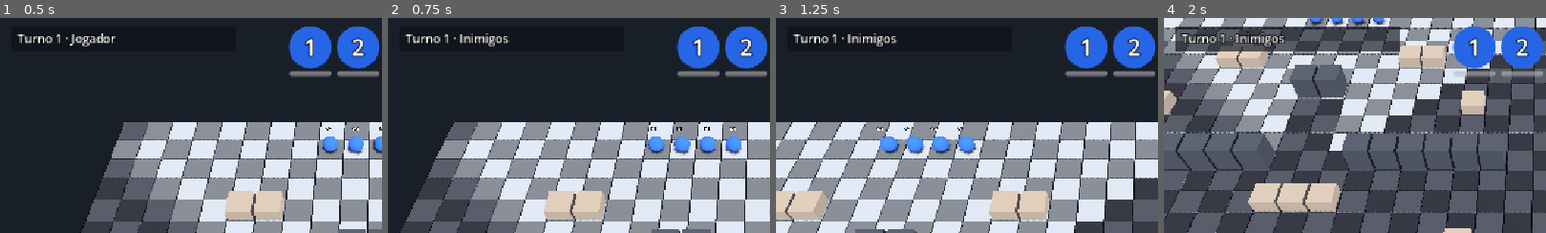
Above: before the commit, frames 1-4 (left to right).
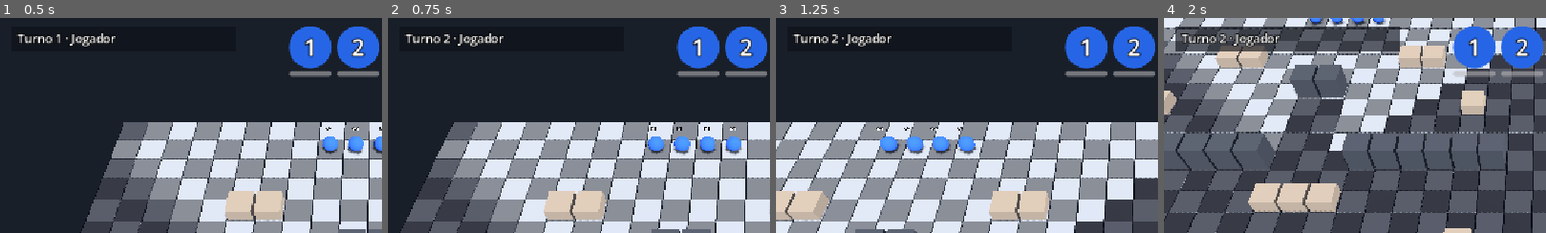
Above: after the commit, the same moments.

Repository: lcf-fernandes/codeName_Phantom1
Game: Godot game, scene res://scenes/tactical/maps/missions/mission_01.tscn
The game is run twice, just before and just after one commit, with the same random seed, the same clock (stepped at 60 frames per second) and the same inputs.
Inputs (mouse positions are % of the whole screen's width and height, from its top left):
- Up to frame 1 (0.5 s): no input
- Up to frame 2 (0.75 s): tap Enter at 0.5 s; move the mouse to (72, 45) at 0.52 s; hold D from 0.53 s (still down); tap J at 0.6 s; click (72, 45) at 0.67 s
- Up to frame 3 (1.25 s): keep holding D; tap Space at 0.77 s
- Up to frame 4 (2 s): move the mouse to (30, 55) at 1.27 s; release D at 1.28 s; hold S from 1.28 s (still down); tap J at 1.35 s; tap Space at 1.52 s
The pictures show only the part of the screen within x 0-50%, y 0-50%; the shares and areas given below are measured in that part.

Frame 1 is identical in both runs. In frame 2, 0.4% of the frame differs, in the area x 14-32%, y 7-14%; in frame 3, 0.4%; in frame 4, 0.5%, in the area x 14-32%, y 6-14%.

Commit message:
Apenas inimigos em alerta agem

Diff:
--- a/scenes/tactical/maps/missions/mission_01.tscn
+++ b/scenes/tactical/maps/missions/mission_01.tscn
@@ -58,6 +58,7 @@
 script = ExtResource("5_ya3rt")
 spawn_cells = Array[Vector2i]([Vector2i(5, 13), Vector2i(10, 14), Vector2i(14, 13), Vector2i(6, 27), Vector2i(9, 26), Vector2i(13, 27)])
 cluster_ids = Array[int]([1, 1, 1, 2, 2, 2])
+start_alerted = false
 
 [node name="SelectionController" type="Node3D" parent="." unique_id=863304068]
 script = ExtResource("6_uhdkj")
--- a/scripts/ai/enemy_ai.gd
+++ b/scripts/ai/enemy_ai.gd
@@ -42,7 +42,14 @@
 ## Roda o turno dos inimigos: renova os PA de todos e move um inimigo por vez, em ordem de nome.
 ## Termina quando todos agiram, ou antes, se não houver soldado vivo.
 func run_enemy_turn() -> void:
-	var enemies: Array[Unit] = _living_units(Unit.Team.ENEMY)
+	# Inimigos que não estão em alerta ficam em espera: não agem e não entram na pausa entre inimigos.
+	var enemies: Array[Unit] = []
+	var waiting: int = 0
+	for living: Unit in _living_units(Unit.Team.ENEMY):
+		if living.alerted:
+			enemies.append(living)
+		else:
+			waiting += 1
 	enemies.sort_custom(func(a: Unit, b: Unit) -> bool: return a.unit_name < b.unit_name)
 	for enemy: Unit in enemies:
 		enemy.reset_actions()
@@ -52,6 +59,7 @@
 		var target: Unit = _nearest_soldier(enemy)
 		if target == null:
 			print("IA: sem soldados vivos")
+			_report_waiting(waiting)
 			return
 
 		var from_cell: Vector2i = enemy.cell
@@ -81,6 +89,14 @@
 		if i < enemies.size() - 1:
 			await get_tree().create_timer(delay_between_enemies).timeout
 
+	_report_waiting(waiting)
+
+
+# Uma única linha no fim do turno, se algum inimigo ficou em espera (sem alerta).
+func _report_waiting(waiting: int) -> void:
+	if waiting > 0:
+		print("IA: %d inimigo(s) em espera" % waiting)
+
 
 # Depois do movimento (ou de ficar parado): ataca o alvo se ainda houver PA, o alvo estiver vivo,
 # a distância for <= attack_range do próprio inimigo e houver linha de visão. No máximo um ataque
--- a/scripts/utils/debug_tools.gd
+++ b/scripts/utils/debug_tools.gd
@@ -3,6 +3,7 @@
 ## Atalhos de teste de vida, dano e morte:
 ## K = 1 de dano na unidade selecionada; Shift+K = 10 de dano nela;
 ## L = 1 de dano no primeiro inimigo vivo; Shift+L = 10 de dano nele.
+## J = põe em alerta os inimigos vivos do grupo 1; Shift+J = os do grupo 2.
 
 const UNITS_GROUP: StringName = &"units"
 
@@ -33,6 +34,17 @@
 		KEY_L:
 			var enemy_amount: int = 10 if key_event.shift_pressed else 1
 			_damage(_first_living_enemy(), enemy_amount)
+		KEY_J:
+			_alert_cluster(2 if key_event.shift_pressed else 1)
+
+
+# Coloca em alerta todos os inimigos vivos do grupo (cluster_id) informado.
+func _alert_cluster(cluster: int) -> void:
+	for node: Node in get_tree().get_nodes_in_group(UNITS_GROUP):
+		var unit: Unit = node as Unit
+		if unit != null and unit.team == Unit.Team.ENEMY and unit.hp > 0 and unit.cluster_id == cluster:
+			unit.set_alerted(true)
+	print("Debug: grupo %d em alerta" % cluster)
 
 
 func _first_living_enemy() -> Unit:
